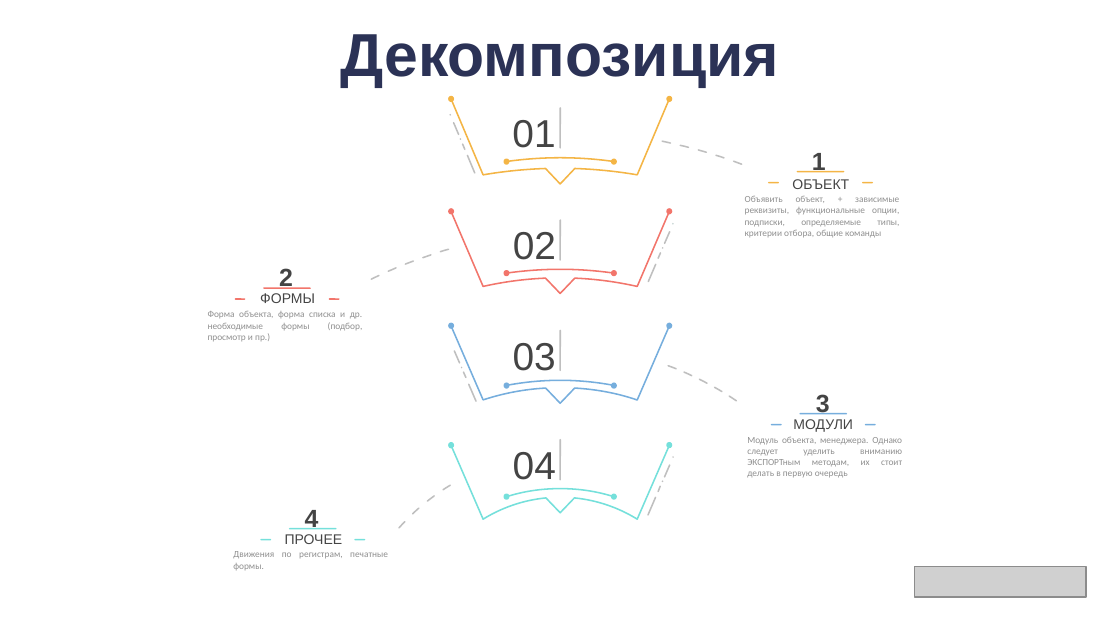
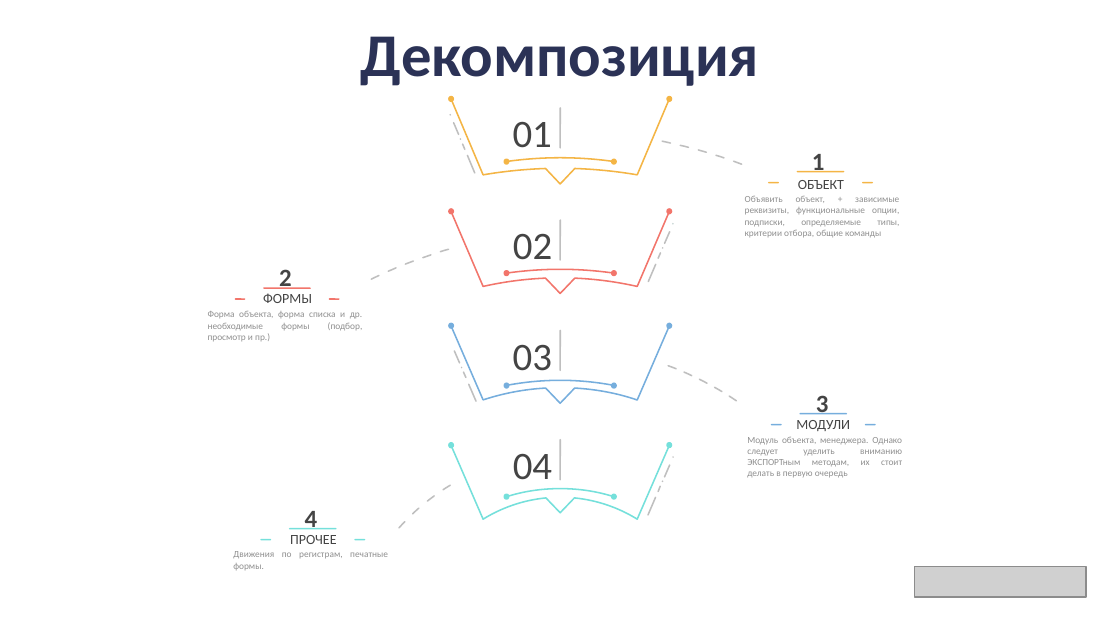
Before and after one commit to vandalsvq/is21_ci_as_practice, a slide deck: slide 8 of docs/main_pitch.pptx. Drawn at 1120x630 pixels with LibreOffice and Linux fonts; fonts in the diff are those of the drawing; grey boxes stand for pictures. Boxes give left, top, right and bottom in pixels: in the first picture for what was removed or moved away, otherwise in the second. Text is boxed around its words. In the diff, an @@ line names an element or a change of style, - is before the commit and + after.

```diff
--- a/docs/main_pitch.pptx
+++ b/docs/main_pitch.pptx
@@ font Arial to Calibri in 13 elements at [263,293,312,303], [279,269,292,289], [798,180,844,189], [812,154,825,173], [796,420,850,431], [816,395,829,415], [290,535,337,544], [305,511,318,530], [361,36,759,86], [513,454,552,480], [513,345,552,371], [513,234,552,269], [513,122,552,148] @@
```
Also in this commit, not shown: 11 other slides changed.
